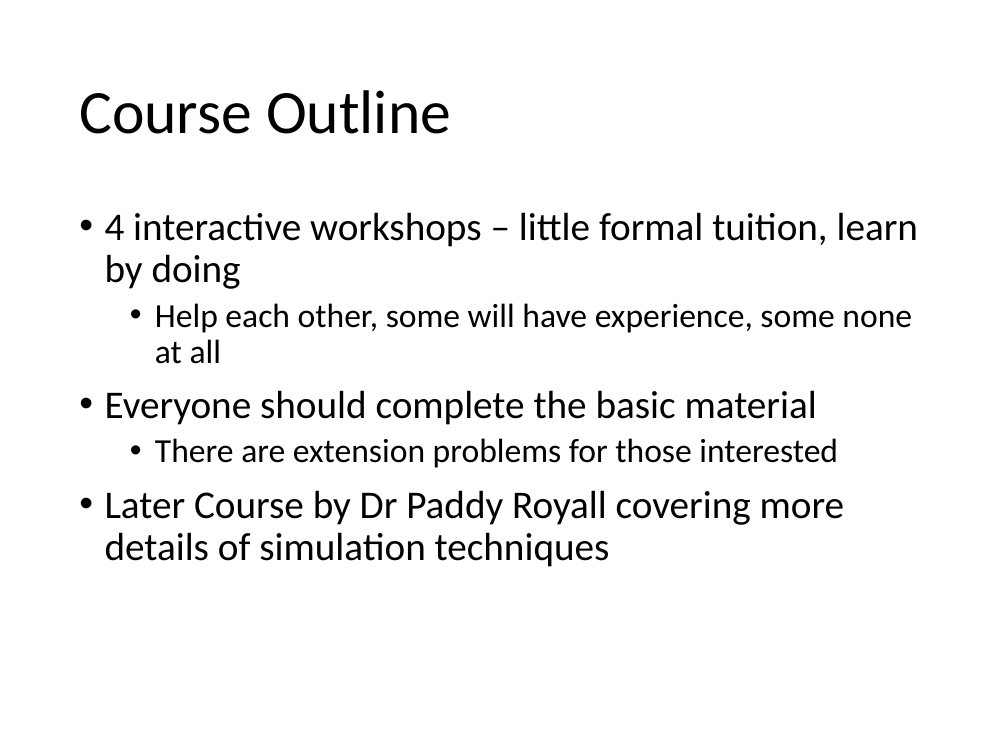
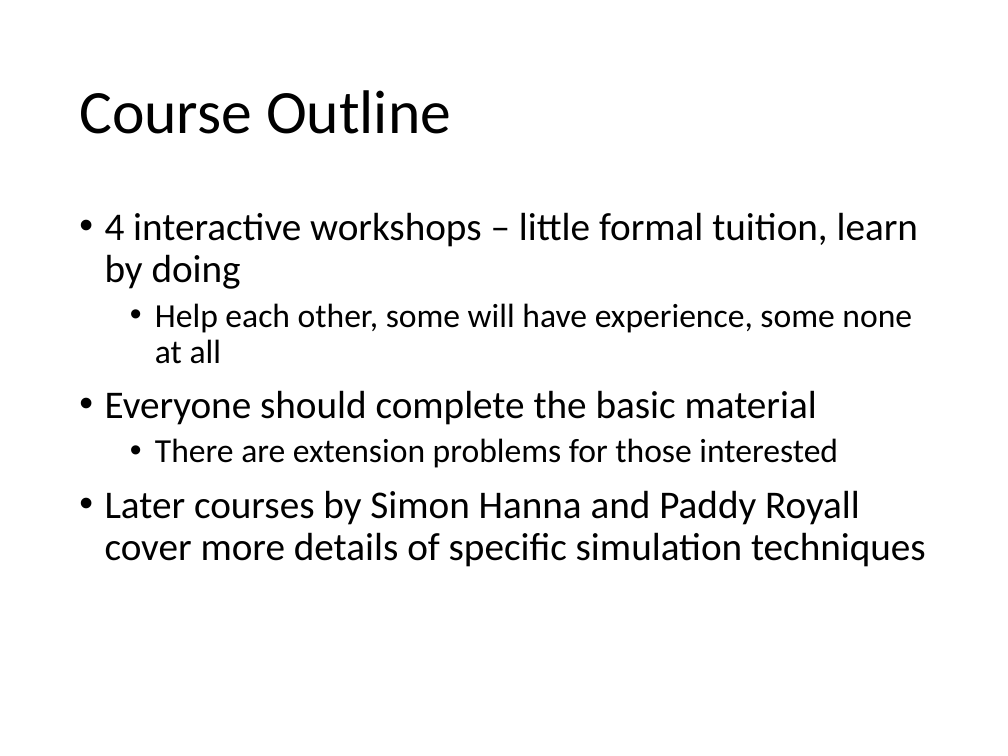
Before and after one commit to merrygoat/IntroToPython, a slide deck: slide 16 of Introduction to Python.pptx (slide 19 before the commit). Drawn at 1008x756 pixels with LibreOffice and Linux fonts; fonts in the diff are those of the drawing. Boxes give left, top, right and bottom in pixels: in the first picture for what was removed or moved away, otherwise in the second. Text is boxed around its words. In the diff, an @@ line names an element or a change of style, - is before the commit and + after.

```diff
--- a/Introduction to Python.pptx
+++ b/Introduction to Python.pptx
@@ text at bbox=[105, 490, 926, 567]: text changed @@
-• Later Course by Dr Paddy Royall covering more details of simulation techniques
+• Later courses by Simon Hanna and Paddy Royall cover more details of specific simulation techniques
```
Also in this commit, not shown: 6 other slides changed, 3 slides removed, 4 other files.
